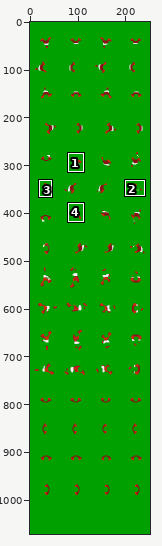
One commit to this sprite sheet: client/images/spritesShirts.png. The picture above shows the old version from afar; the outline marks the close-up.
Close-up. Earlier state:
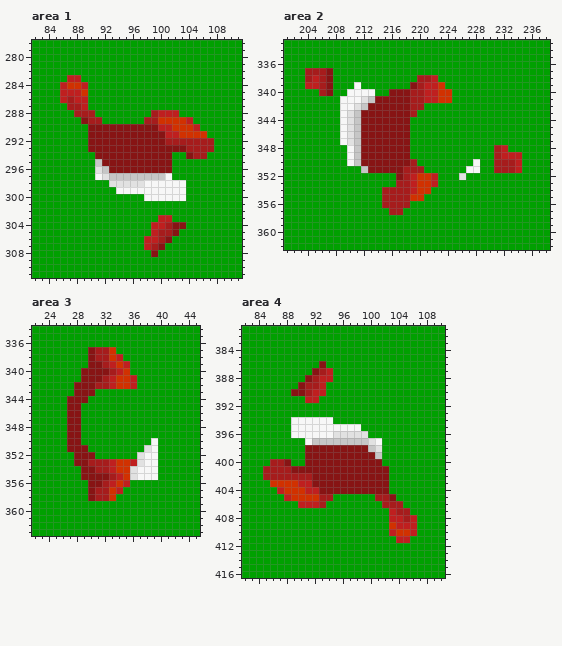
The file is 252x1071 pixels. Colours within 5 levels of each other are drawn and written as one. Shown: area 1: x 82..111, y 278..311; area 2: x 201..238, y 333..362; area 3: x 22..45, y 334..363; area 4: x 82..110, y 381..416. The commit also changed other parts of the picture, which this record leaves out.
After:
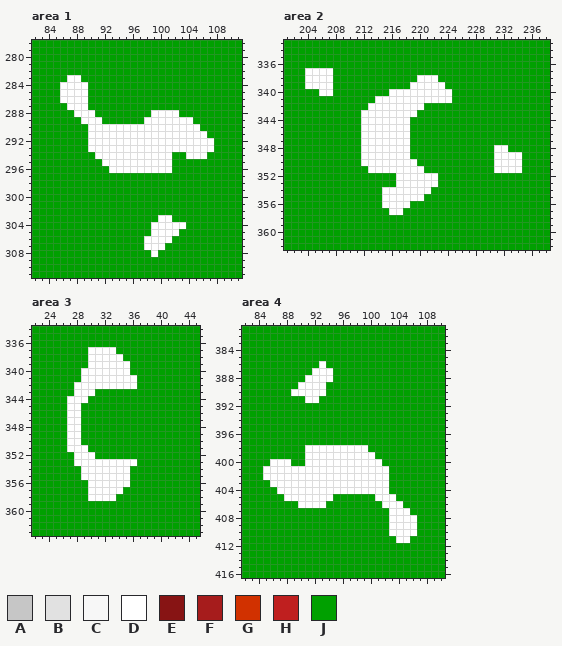
Palette (. is transparent): A #c6c6c6  B #e1e1e1  C #f7f7f7  D #ffffff  E #871414  F #a61c1c  G #d13100  H #bf1f1f  J #00a000
Diff:
Changed rows in their new state; - is an unchanged pixel.
Area 1:
first column x 86:
283 -DD-------------------
284 DDDD------------------
285 DDDD------------------
286 DDDD------------------
287 -DDD------------------
288 --DDD--------DDDD-----
289 ---DDD------DDDDDDD---
290 ----DDDDDDDDDDDDDDDD--
291 ----DDDDDDDDDDDDDDDDD-
292 ----DDDDDDDDDDDDDDDDDD
293 ----DDDDDDDDDDDDDDDDDD
294 -----DDDDDDDDDDD--DDD-
295 -----JDDDDDDDDDD------
296 -----JJDDDDDDDDD------
297 -----JJJJJJJJJJJ------
298 -------JJJJJJJJJJJ----
299 --------JJJJJJJJJJ----
300 ------------JJJJJJ----
303 --------------DD------
304 -------------DDDDD----
305 -------------DDDD-----
306 ------------DDDD------
307 ------------DDD-------
308 -------------D--------
Area 2:
first column x 204:
337 DDDD---------------------------
338 DDDD------------DDD------------
339 DDDD---J-------DDDDD-----------
340 --DD--JJJJ--DDDDDDDDD----------
341 -----JJJJJDDDDDDDDDDD----------
342 -----JJJJDDDDDDDD--------------
343 -----JJJDDDDDDDD---------------
344 -----JJJDDDDDDD----------------
345 -----JJJDDDDDDD----------------
346 -----JJJDDDDDDD----------------
347 -----JJJDDDDDDD----------------
348 ------JJDDDDDDD------------DD--
349 ------JJDDDDDDD------------DDDD
350 ------JJDDDDDDDD--------J--DDDD
351 --------JDDDDDDDD------JJ--DDDD
352 -------------DDDDDD---J--------
353 -------------DDDDDD------------
354 -----------DDDDDDD-------------
355 -----------DDDDDD--------------
356 -----------DDDD----------------
357 ------------DD-----------------
Area 3:
first column x 27:
337 ---DDDD------
338 ---DDDDD-----
339 ---DDDDDD----
340 --DDDDDDD----
341 --DDDDDDDD---
342 -DDDDDDDDD---
343 -DDD---------
344 DDD----------
345 DD-----------
346 DD-----------
347 DD-----------
348 DD-----------
349 DD-----------
350 DD----------J
351 DDD--------JJ
352 -DDD------JJJ
353 -DDDDDDDDDJJJ
354 --DDDDDDDJJJJ
355 --DDDDDDDJJJJ
356 ---DDDDDD----
357 ---DDDDD-----
358 ---DDDD------
Area 4:
first column x 85:
386 --------D-------------
387 -------DDD------------
388 ------DDDD------------
389 -----DDDD-------------
390 ----DDDDD-------------
391 ------DD--------------
394 ----JJJJJJ------------
395 ----JJJJJJJJJJ--------
396 ----JJJJJJJJJJJ-------
397 ------JJJJJJJJJJJ-----
398 ------DDDDDDDDDJJ-----
399 ------DDDDDDDDDDJ-----
400 -DDD--DDDDDDDDDDD-----
401 DDDDDDDDDDDDDDDDDD----
402 DDDDDDDDDDDDDDDDDD----
403 -DDDDDDDDDDDDDDDDD----
404 --DDDDDDDDDDDDDDDD----
405 ---DDDDDDD------DDD---
406 -----DDDD--------DDD--
407 ------------------DDD-
408 ------------------DDDD
409 ------------------DDDD
410 ------------------DDDD
411 -------------------DD-
